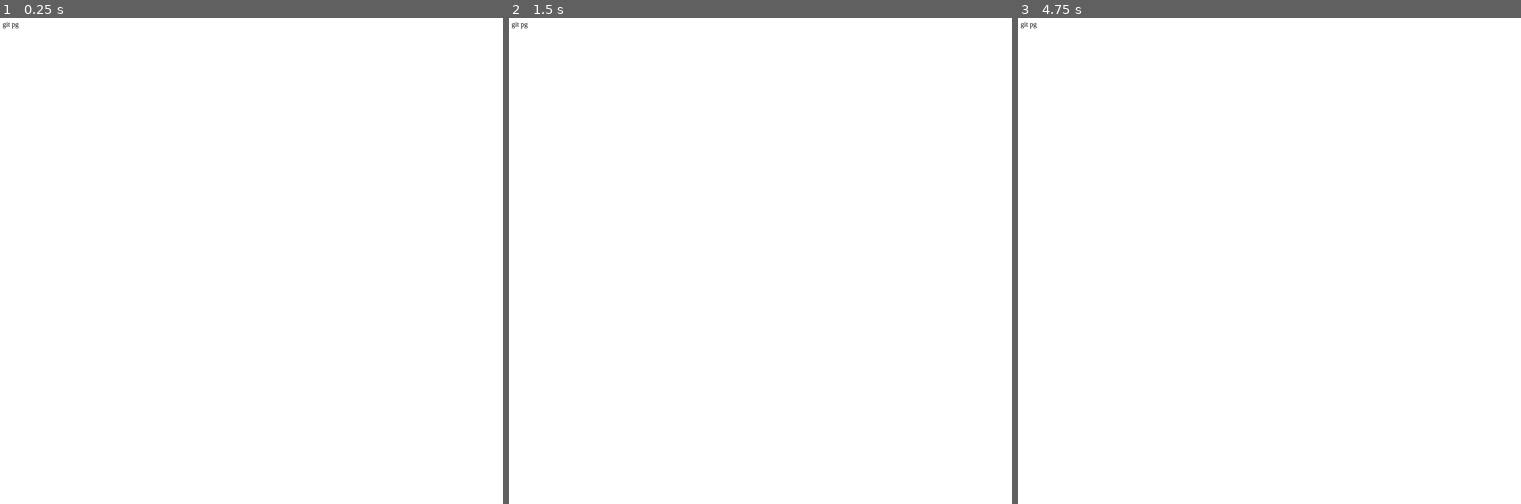
Above: before the commit, frames 1-3 (left to right).
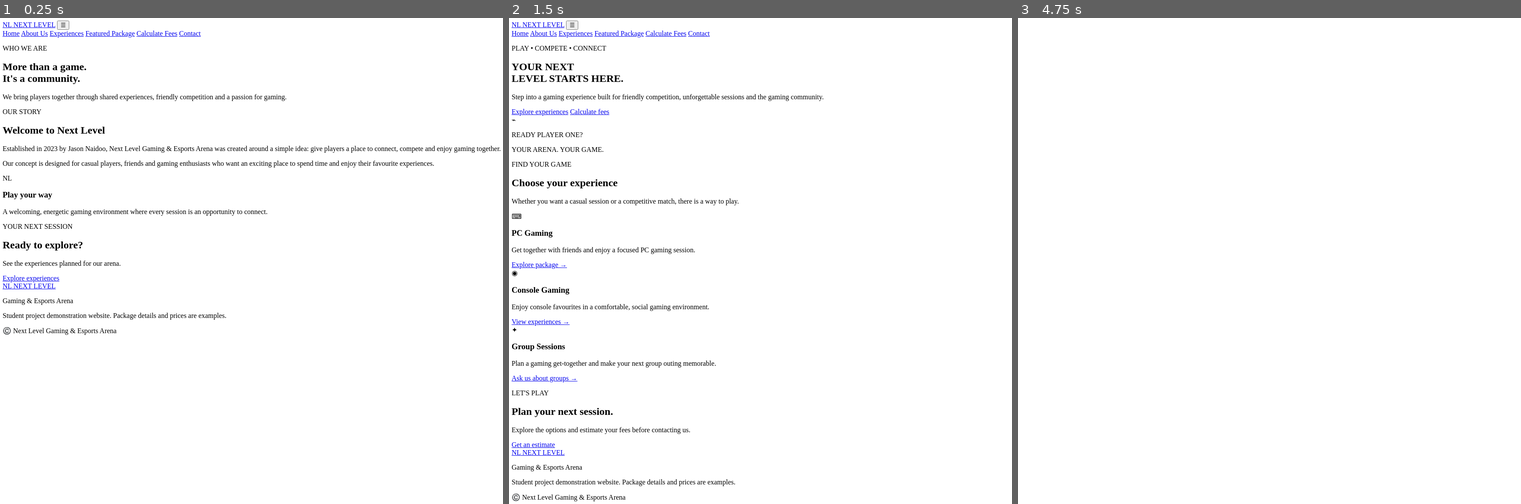
Above: after the commit, the same moments.

Repository: Bokang9/next-level-gaming-esports-arena
Page: browser page about.html
The page is run twice, just before and just after one commit, with the same random seed, the same clock (stepped at 60 frames per second) and the same inputs.
Inputs (mouse positions are in pixels of both pictures, inside the frame that each line leads up to):
- Up to frame 1 (0.25 s): no input
- Up to frame 2 (1.5 s): click (539, 22) at 0.27 s, where only the run after the commit has a clickable "NL NEXT LEVEL"; click (539, 450) at 1.27 s, where only the run after the commit has a clickable "NL NEXT LEVEL"
- Up to frame 3 (4.75 s): click (1083, 27) at 1.87 s, where only the run after the commit has a clickable "☰"; click (1048, 110) at 2.02 s, where only the run after the commit has a clickable "Explore experiences"; click (1048, 22) at 2.47 s, where only the run after the commit has a clickable "NL NEXT LEVEL"; click (1048, 450) at 3.07 s, where only the run after the commit has a clickable "NL NEXT LEVEL"; click (1083, 27) at 3.67 s, where only the run after the commit has a clickable "☰"; click (1048, 22) at 4.27 s, where only the run after the commit has a clickable "NL NEXT LEVEL"; click (1209, 32) at 4.52 s, where only the run after the commit has a clickable "Contact"

The runs differ from the first frame. In frame 1, 2.7% of the frame differs, in the area x 0-100%, y 0-66%; in frame 2, 3.0%, in the area x 0-63%, y 0-100%; in frame 3, less than 0.1%.

Commit message:
Add about us page

Diff:
--- a/about.html
+++ b/about.html
@@ -1 +1,63 @@
-git pg
+<!DOCTYPE html>
+<html lang="en">
+<head>
+  <meta charset="UTF-8">
+  <meta name="viewport" content="width=device-width, initial-scale=1.0">
+  <title>About Us | Next Level</title>
+  <link rel="stylesheet" href="style.css">
+  <script src="script.js" defer></script>
+</head>
+<body>
+  <header class="site-header">
+    <a class="logo" href="index.html"><span class="logo-mark">NL</span> NEXT LEVEL</a>
+    <button class="menu-toggle" aria-label="Toggle navigation" aria-expanded="false">☰</button>
+    <nav class="site-nav" aria-label="Main navigation">
+      <a href="index.html">Home</a>
+      <a class="active" href="about.html">About Us</a>
+      <a href="overview.html">Experiences</a>
+      <a href="package.html">Featured Package</a>
+      <a href="calculate-fees.html">Calculate Fees</a>
+      <a href="contact.html">Contact</a>
+    </nav>
+  </header>
+
+  <main>
+    <section class="page-hero">
+      <p class="eyebrow">WHO WE ARE</p>
+      <h1>More than a game.<br><span>It's a community.</span></h1>
+      <p>We bring players together through shared experiences, friendly competition and a passion for gaming.</p>
+    </section>
+
+    <section class="section two-column">
+      <div>
+        <p class="eyebrow">OUR STORY</p>
+        <h2>Welcome to Next Level</h2>
+        <p>Established in 2023 by Jason Naidoo, Next Level Gaming & Esports Arena was created around a simple idea: give players a place to connect, compete and enjoy gaming together.</p>
+        <p>Our concept is designed for casual players, friends and gaming enthusiasts who want an exciting place to spend time and enjoy their favourite experiences.</p>
+      </div>
+
+      <div class="info-panel">
+        <div class="big-symbol">N<span>L</span></div>
+        <h3>Play your way</h3>
+        <p>A welcoming, energetic gaming environment where every session is an opportunity to connect.</p>
+      </div>
+    </section>
+
+    <section class="cta-band">
+      <div>
+        <p class="eyebrow">YOUR NEXT SESSION</p>
+        <h2>Ready to explore?</h2>
+        <p>See the experiences planned for our arena.</p>
+      </div>
+      <a class="button button-primary" href="overview.html">Explore experiences</a>
+    </section>
+  </main>
+
+  <footer class="site-footer">
+    <a class="logo" href="index.html"><span class="logo-mark">NL</span> NEXT LEVEL</a>
+    <p>Gaming & Esports Arena</p>
+    <p class="footer-note">Student project demonstration website. Package details and prices are examples.</p>
+    <p>©️ <span class="year"></span> Next Level Gaming & Esports Arena</p>
+  </footer>
+</body>
+</html>
